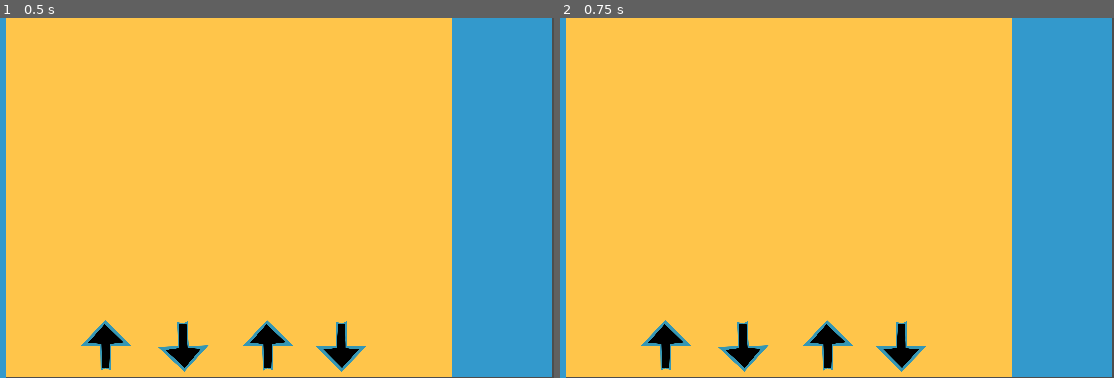
Above: before the commit, frames 1-2 (left to right).
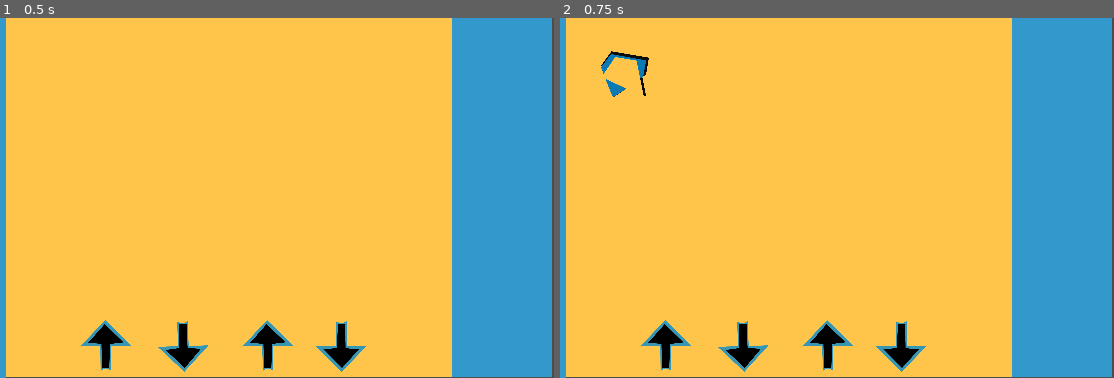
Above: after the commit, the same moments.

Repository: Adanism/Re-rhythm
Game: Godot game, scene res://Scenes/Game_Scenes/main.tscn
The game is run twice, just before and just after one commit, with the same random seed, the same clock (stepped at 60 frames per second) and the same inputs. Sound files missing from this copy of the repository are replaced by a short silence.
Inputs:
- Up to frame 1 (0.5 s): no input
- Up to frame 2 (0.75 s): tap Enter at 0.5 s; hold F (RightKey) from 0.53 s (still down); tap P (ChartSend) at 0.6 s

Frame 1 is identical in both runs. In frame 2, 0.3% of the frame differs, in the area x 7-17%, y 9-22%.

Commit message:
idk im a bit frustrated wit it alls good tho

Diff:
--- /dev/null
+++ b/Assets/Art/note.svg
@@ -0,0 +1,29 @@
+<?xml version="1.0" encoding="UTF-8" standalone="no"?>
+<!-- Created with Inkscape (http://www.inkscape.org/) -->
+
+<svg
+   width="512"
+   height="512"
+   viewBox="0 0 512 512"
+   version="1.1"
+   id="svg1"
+   xmlns="http://www.w3.org/2000/svg"
+   xmlns:svg="http://www.w3.org/2000/svg">
+  <defs
+     id="defs1" />
+  <path
+     style="fill:#0c0c0c;fill-opacity:1;stroke-width:0.981957"
+     d="M 248.86057,379.1087 467.29723,479.84316 428.61719,282.03517 466.11759,263.81159 495.06984,92.61094 120.65061,28.799583 18.259805,169.42628 144.36687,487.74204 281.71538,392.91811 Z"
+     id="path4" />
+  <g
+     id="layer1">
+    <path
+       style="fill:#0b7ab3;fill-opacity:1;stroke-width:1.61524"
+       d="M 15.987332,187.86063 C 24.548436,179.08123 116.26516,56.00161 116.26516,56.00161 l 351.43283,63.9178 -29.48569,158.77461 c 0,0 -290.29163,205.78192 -299.26196,210.14351 C 129.98,493.19917 15.987332,187.86063 15.987332,187.86063 Z"
+       id="path1" />
+    <path
+       style="fill:#ffc54a;fill-opacity:1;stroke-width:1.7093"
+       d="M 154.75723,85.336983 C 151.84487,103.53646 18.907046,285.60549 18.907046,285.60549 L 444.34102,483.41539 371.64598,121.95438 Z"
+       id="path3" />
+  </g>
+</svg>
--- a/Scenes/Game_Scenes/main.tscn
+++ b/Scenes/Game_Scenes/main.tscn
@@ -2,12 +2,12 @@
 
 [ext_resource type="Shader" uid="uid://ienknglmbvd0" path="res://Resources/Shaders/wobblyline.gdshader" id="1_1trrt"]
 [ext_resource type="PackedScene" uid="uid://c42nv120ci5rd" path="res://Scenes/Game_Scenes/musicplayer.tscn" id="2_2503d"]
-[ext_resource type="PackedScene" uid="uid://bac6hp7ib131e" path="res://Scenes/Game_Scenes/store.tscn" id="3_g8prk"]
 [ext_resource type="AudioStream" uid="uid://dgb3tgqrfcqu" path="res://Assets/Music/Silver.mp3" id="3_nkbqg"]
 [ext_resource type="PackedScene" uid="uid://cit62jwpwoumx" path="res://Scenes/Game_Scenes/metronome.tscn" id="4_nkbqg"]
 [ext_resource type="PackedScene" uid="uid://bwj02u4c7i1xn" path="res://Scenes/Game_Scenes/playercontroller.tscn" id="5_vlmg3"]
 [ext_resource type="PackedScene" uid="uid://b0oyg7wxxhnxi" path="res://Scenes/Game_Scenes/judge.tscn" id="7_vlmg3"]
 [ext_resource type="PackedScene" uid="uid://cakssfe6ov3bs" path="res://Scenes/Game_Scenes/up_arrow.tscn" id="8_nkbqg"]
+[ext_resource type="PackedScene" uid="uid://cbu30owx85xwi" path="res://Scenes/Game_Scenes/referee.tscn" id="9_vlmg3"]
 
 [sub_resource type="ShaderMaterial" id="ShaderMaterial_0xm2m"]
 shader = ExtResource("1_1trrt")
@@ -65,13 +65,15 @@
 volume_db = -80.0
 autoplay = true
 
-[node name="Store" parent="." instance=ExtResource("3_g8prk")]
-
 [node name="Metronome" parent="." instance=ExtResource("4_nkbqg")]
 
 [node name="PlayerController" parent="." instance=ExtResource("5_vlmg3")]
 
 [node name="Judge" parent="." instance=ExtResource("7_vlmg3")]
+position = Vector2(1, 0)
+
+[node name="Referee" parent="." instance=ExtResource("9_vlmg3")]
+position = Vector2(1, 0)
 
 [node name="UpArrow" parent="." instance=ExtResource("8_nkbqg")]
 position = Vector2(192, 328)
@@ -94,4 +96,8 @@
 
 [connection signal="musicpos" from="MusicPlayer" to="Metronome" method="_on_music_player_musicpos"]
 [connection signal="beat" from="Metronome" to="Judge" method="_on_metronome_beat"]
+[connection signal="playbackpos" from="Metronome" to="Referee" method="_on_metronome_playbackpos"]
 [connection signal="event" from="PlayerController" to="Judge" method="_on_player_controller_event"]
+[connection signal="chart" from="Judge" to="Referee" method="_on_judge_chart"]
+[connection signal="failure" from="Judge" to="Referee" method="_on_judge_failure"]
+[connection signal="success" from="Judge" to="Referee" method="_on_judge_success"]
--- a/Scenes/Game_Scenes/musicplayer.tscn
+++ b/Scenes/Game_Scenes/musicplayer.tscn
@@ -1,8 +1,9 @@
 [gd_scene load_steps=3 format=3 uid="uid://c42nv120ci5rd"]
 
-[ext_resource type="AudioStream" uid="uid://b36gk506wi85y" path="res://Assets/Music/PARTYNEXTDOOR & DRAKE - NOKIA (Official Lyric Video) [YAaIgrWtRYk].mp3" id="1_v1qfn"]
+[ext_resource type="AudioStream" uid="uid://dgb3tgqrfcqu" path="res://Assets/Music/Silver.mp3" id="1_hxljo"]
 [ext_resource type="Script" uid="uid://c45ij2dtjpk8q" path="res://Scripts/musicplayer.gd" id="2_hh5uf"]
 
 [node name="MusicPlayer" type="AudioStreamPlayer"]
-stream = ExtResource("1_v1qfn")
+stream = ExtResource("1_hxljo")
+volume_db = 0.954
 script = ExtResource("2_hh5uf")
--- /dev/null
+++ b/Scenes/Game_Scenes/notes.gd
@@ -0,0 +1,8 @@
+extends Node2D
+
+var hit_time: float = 0.0
+var scroll_speed: float = 500.0
+
+func _process(_delta):
+	var time_to_hit = hit_time - Global.song_time
+	position.y = -time_to_hit * scroll_speed
--- /dev/null
+++ b/Scenes/Game_Scenes/notes.tscn
@@ -0,0 +1,9 @@
+[gd_scene load_steps=2 format=3 uid="uid://cpsp2r5u3bi2f"]
+
+[ext_resource type="Texture2D" uid="uid://c5wyndxqjfrcy" path="res://Assets/Art/note.svg" id="1_cg6ja"]
+
+[node name="Notes" type="Node2D"]
+
+[node name="Note" type="Sprite2D" parent="."]
+scale = Vector2(0.1, 0.1)
+texture = ExtResource("1_cg6ja")
--- a/Scenes/Game_Scenes/playercontroller.tscn
+++ b/Scenes/Game_Scenes/playercontroller.tscn
@@ -1,6 +1,11 @@
-[gd_scene load_steps=2 format=3 uid="uid://bwj02u4c7i1xn"]
+[gd_scene load_steps=3 format=3 uid="uid://bwj02u4c7i1xn"]
 
 [ext_resource type="Script" uid="uid://dg80b284kq7gn" path="res://Scripts/playercontroller.gd" id="1_ild0b"]
+[ext_resource type="AudioStream" uid="uid://gb31ho65a5vs" path="res://Assets/Sound_Effects/light-hand-clap-82510.mp3" id="2_kcesu"]
 
 [node name="playercontroller" type="Node2D"]
 script = ExtResource("1_ild0b")
+
+[node name="AudioStreamPlayer" type="AudioStreamPlayer" parent="."]
+stream = ExtResource("2_kcesu")
+volume_db = -46.423
--- a/Scenes/Game_Scenes/referee.tscn
+++ b/Scenes/Game_Scenes/referee.tscn
@@ -1,3 +1,6 @@
-[gd_scene format=3 uid="uid://cbu30owx85xwi"]
+[gd_scene load_steps=2 format=3 uid="uid://cbu30owx85xwi"]
+
+[ext_resource type="Script" uid="uid://c47akfvoen6rn" path="res://Scripts/referee.gd" id="1_ny7f7"]
 
 [node name="Referee" type="Node2D"]
+script = ExtResource("1_ny7f7")
--- a/Scenes/Game_Scenes/store.tscn
+++ /dev/null
@@ -1,6 +0,0 @@
-[gd_scene load_steps=2 format=3 uid="uid://bac6hp7ib131e"]
-
-[ext_resource type="Script" uid="uid://jpu3f7wd1xer" path="res://Scripts/store.gd" id="1_c3i85"]
-
-[node name="Store" type="Node2D"]
-script = ExtResource("1_c3i85")
--- a/Scripts/judge.gd
+++ b/Scripts/judge.gd
@@ -5,6 +5,7 @@
 var thecurrentlanepressed: Variant
 signal success
 signal failure
+signal chart
 # Called when the node enters the scene tree for the first time.
 func _ready() -> void:
 	pass # Replace with function body.
@@ -21,12 +22,13 @@
 	if chart_data == null:
 		print("Error: Could not open chart")
 		return
+	emit_signal("chart",chart_data,thecurrentbeat)
 	for entry in chart_data["chart"]:
 		if thecurrentbeat == entry["beat"]:
 			#print("chart_beat: ",entry["beat"])
 			if thecurrentlanepressed == entry["lane"]:
 				print("That was the correct lane")
-				emit_signal("sucess")
+				emit_signal("success")
 			else:
 				emit_signal("failure")
 			#print("chart_lane: ",entry["lane"])
--- a/Scripts/metronome.gd
+++ b/Scripts/metronome.gd
@@ -5,11 +5,13 @@
 var last_beat = 0
 var activebeat = -1
 signal beat(current_beat)
+signal playbackpos
 var margin = 0.2
 
 func _on_music_player_musicpos(playback_pos: float) -> void:
 	# Determine which beat we SHOULD be on based on time
 	var current_total_beat = floor(playback_pos / beat_duration)
+	emit_signal("playbackpos",playback_pos)
 
 	# If the calculated beat is higher than our last recorded beat, a beat happened
 	if current_total_beat > last_beat:
--- a/Scripts/playercontroller.gd
+++ b/Scripts/playercontroller.gd
@@ -1,5 +1,5 @@
 extends Node2D
-
+@onready var audio_stream_player: AudioStreamPlayer = $AudioStreamPlayer
 signal event(keypressed)
 # Called when the node enters the scene tree for the first time.
 func _ready() -> void:
@@ -10,9 +10,17 @@
 func _process(delta: float) -> void:
 	if Input.is_action_just_pressed("LeftKey"):
 		emit_signal("event","d")
+		audio_stream_player.pitch_scale = randf_range(0.1,1.2)
+		audio_stream_player.play()
 	if Input.is_action_just_pressed("RightKey"):
 		emit_signal("event","f")
+		audio_stream_player.pitch_scale = randf_range(0.1,1.2)
+		audio_stream_player.play()
 	if Input.is_action_just_pressed("UpKey"):
 		emit_signal("event","j")
+		audio_stream_player.pitch_scale = randf_range(0.1,1.2)
+		audio_stream_player.play()
 	if Input.is_action_just_pressed("DownKey"):
 		emit_signal("event","k")
+		audio_stream_player.pitch_scale = randf_range(0.1,1.2)
+		audio_stream_player.play()
--- /dev/null
+++ b/Scripts/referee.gd
@@ -0,0 +1,60 @@
+extends Node2D
+
+var score:int = 0
+var NOTE_SCENE = preload("res://Scenes/Game_Scenes/notes.tscn")
+var playbackpos
+
+# Called when the node enters the scene tree for the first time.
+func _ready() -> void:
+	pass # Replace with function body.
+
+
+# Called every frame. 'delta' is the elapsed time since the previous frame.
+func _process(delta: float) -> void:
+	pass
+
+
+func _on_judge_success() -> void:
+	#print("He did good alright")
+	pass
+
+
+
+func _on_judge_failure() -> void:
+	#print("what a mistake")
+	pass
+
+
+func _on_judge_chart(chart_data,thecurrentbeat) -> void:
+	for entry in chart_data["chart"]:
+		if thecurrentbeat == entry["beat"]:
+			if entry["lane"] == 0:
+					var NOTES = NOTE_SCENE.instantiate()
+					NOTES.position = Vector2(150,(playbackpos*100))
+					add_child(NOTES)
+					print("AAAAH")
+			elif entry["lane"] == 1:
+				var NOTES = NOTE_SCENE.instantiate()
+				NOTES.position = Vector2(150,(playbackpos*1000))
+				add_child(NOTES)
+			elif entry["lane"] == 2:
+				var NOTES = NOTE_SCENE.instantiate()
+				NOTES.position = Vector2(150,(playbackpos*1000))
+				add_child(NOTES)
+			elif entry["lane"] == 3:
+				var NOTES = NOTE_SCENE.instantiate()
+				NOTES.position = Vector2(150,(playbackpos*1000))
+				add_child(NOTES)
+			else:
+				print("shi")
+				return
+
+			#print(NOTES)
+
+
+
+
+
+func _on_metronome_playbackpos(playback_pos) -> void:
+	playbackpos = playback_pos
+	#print(playbackpos)
--- a/Scripts/store.gd
+++ /dev/null
@@ -1,11 +0,0 @@
-extends Node2D
-
-#signal givenmusicpos(playbackpos:float)
-# Called when the node enters the scene tree for the first time.
-func _ready() -> void:
-	pass # Replace with function body.
-
-
-# Called every frame. 'delta' is the elapsed time since the previous frame.
-func _process(delta: float) -> void:
-	pass
Not shown, added: Assets/Art/note.svg.import
Not shown, added: Assets/Sound_Effects/light-hand-clap-82510.mp3.import
Not shown, added: Scenes/Game_Scenes/notes.gd.uid
Not shown, added: Scripts/referee.gd.uid
Not shown, removed: Scripts/store.gd.uid
Not shown, added: Assets/Sound_Effects/light-hand-clap-82510.mp3
